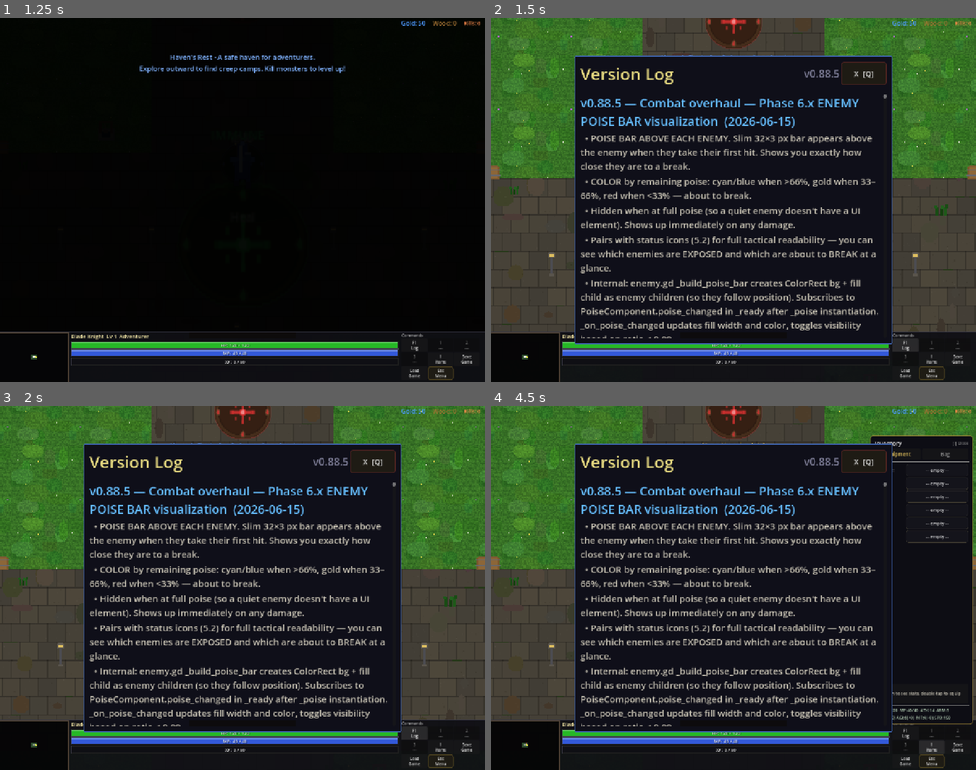
Above: before the commit, frames 1-4 (two rows, left to right).
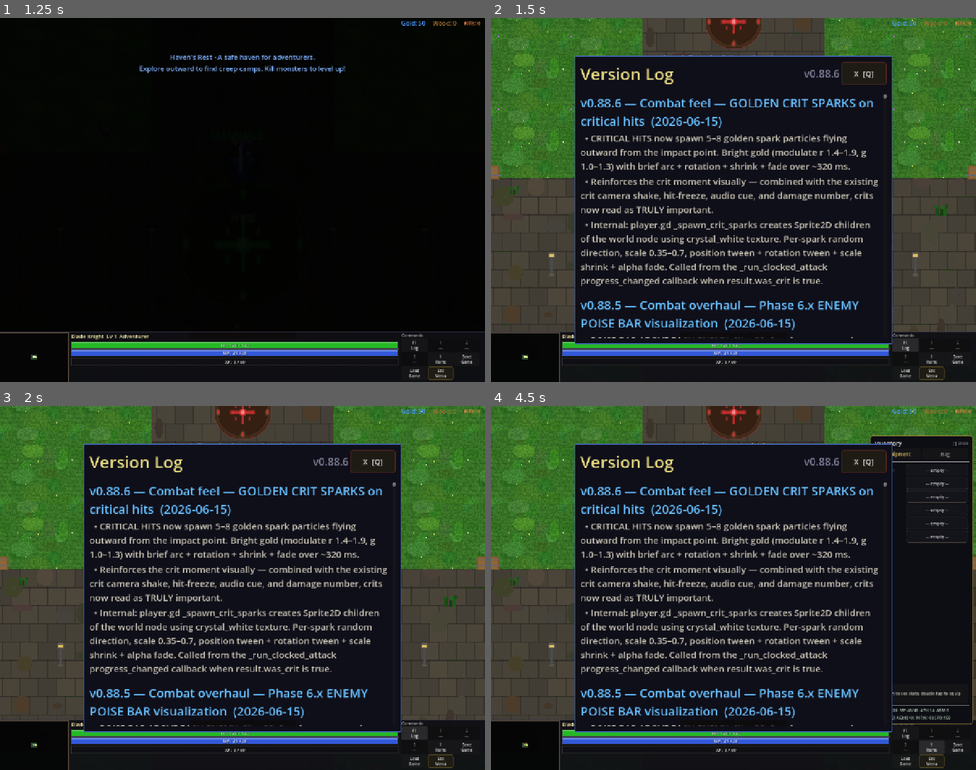
Above: after the commit, the same moments.

Repository: slxny/legends-open-rpg
Game: Godot game, scene res://scenes/main.tscn
Two runs of this game, one before a commit and one after it. Both use one fixed random seed, a clock stepped at 60 frames per second and the inputs below.
Inputs (mouse positions are in pixels of both pictures, inside the frame that each line leads up to):
- Up to frame 1 (1.25 s): tap Enter at 0.5 s; move the mouse to (218, 272) at 0.52 s; hold W (move_up) from 0.53 s (still down); hold Space (attack) from 0.53 s (still down); click (218, 272) at 0.67 s
- Up to frame 2 (1.5 s): release W (move_up) at 1.25 s; release Space (attack) at 1.25 s; click "F1 Log" at 1.25 s
- Up to frame 3 (2 s): no input
- Up to frame 4 (4.5 s): click "1 ---" at 2 s; click "2 ---" at 2.75 s; click "3 ---" at 3.5 s; click "I Items" at 4.25 s

Frame 1 is identical in both runs. In frame 2, 12% of the frame differs, in the area x 18-80%, y 14-88%; in frame 3, 12%; in frame 4, 12%.

Commit message:
v0.88.6: Combat feel — GOLDEN CRIT SPARKS on critical hits
Critical hits now spawn 5-8 golden spark particles flying outward
from impact. Bright gold (modulate r 1.4-1.9, g 1.0-1.3, b 0.2-0.5)
with brief arc + rotation + shrink + fade over ~320ms.

Reinforces the crit moment visually — combined with crit camera
shake, hit-freeze, audio cue, damage number, crits now read as
TRULY important.

- player.gd _spawn_crit_sparks(world_pos):
  Creates Sprite2D children of world node using crystal_white texture
  (rat_gib fallback).
  Per-spark: random direction normalized, scale 0.35-0.7, position
  tween to world_pos + dir * 28-55, rotation tween, scale shrink,
  alpha fade. queue_free on completion.
- Hooked into _run_clocked_attack progress_changed callback after
  CombatManager.resolve_hit when result.was_crit is true.

Headless: smoke all PASS, parse clean.

Co-Authored-By: Claude Opus 4.7 (1M context) <noreply@anthropic.com>

Diff:
--- a/scenes/player/player.gd
+++ b/scenes/player/player.gd
@@ -3104,6 +3104,37 @@
 # replaces it with CombatFeedbackProfile-driven behavior.
 # Lock-target preserved: damage targets the `target` captured at
 # attack start.
+# Phase 5.x — golden critical-hit particle burst. 5-8 small gold sparks
+# that fly outward from impact point with brief arc + fade.
+func _spawn_crit_sparks(world_pos: Vector2) -> void:
+	var tex = SpriteGenerator.get_texture("crystal_white")
+	if tex == null:
+		tex = SpriteGenerator.get_texture("rat_gib")
+	if tex == null:
+		return
+	var world := _get_world_node()
+	for _i in range(randi_range(5, 8)):
+		var spark := Sprite2D.new()
+		spark.texture = tex
+		spark.texture_filter = CanvasItem.TEXTURE_FILTER_NEAREST
+		spark.global_position = world_pos
+		spark.modulate = Color(randf_range(1.4, 1.9), randf_range(1.0, 1.3), randf_range(0.2, 0.5), 1.0)
+		spark.scale = Vector2(randf_range(0.35, 0.7), randf_range(0.35, 0.7))
+		spark.rotation = randf() * TAU
+		spark.z_index = 6
+		world.add_child(spark)
+		var dir: Vector2 = Vector2(randf_range(-1, 1), randf_range(-1, 1)).normalized()
+		var dest: Vector2 = world_pos + dir * randf_range(28, 55)
+		var t := spark.create_tween()
+		t.set_parallel(true)
+		t.tween_property(spark, "global_position", dest, randf_range(0.18, 0.30)).set_trans(Tween.TRANS_QUAD).set_ease(Tween.EASE_OUT)
+		t.tween_property(spark, "rotation", spark.rotation + randf_range(-6.0, 6.0), 0.30)
+		t.tween_property(spark, "scale", spark.scale * 0.2, 0.30).set_trans(Tween.TRANS_QUAD).set_ease(Tween.EASE_IN)
+		t.tween_property(spark, "modulate:a", 0.0, 0.32)
+		t.set_parallel(false)
+		t.tween_callback(spark.queue_free)
+
+
 func _run_clocked_attack(timing: Resource, target: Node2D, dir: Vector2, ability_mult: float, on_contact: Callable) -> void:
 	if not is_instance_valid(target):
 		return
@@ -3145,6 +3176,9 @@
 		# trauma vector toward the enemy — shake feels "pushed" rather than
 		# radially symmetric.
 		_last_hit_direction = captured_dir
+		# Phase 5.x — crit hits spawn extra golden sparks.
+		if result.was_crit and is_instance_valid(captured_target):
+			_spawn_crit_sparks(captured_target.global_position)
 		captured_on_contact.call(captured_target, captured_dir, result.was_crit)
 	)
 	# Phase 2.8 — momentum threshold makes attacks faster. Speed multiplier
--- a/scenes/ui/changelog_dialog.gd
+++ b/scenes/ui/changelog_dialog.gd
@@ -9,9 +9,19 @@
 var _is_visible: bool = false
 var _is_mobile: bool = false
 
-const GAME_VERSION := "v0.88.5"
+const GAME_VERSION := "v0.88.6"
 
 const CHANGELOG: Array[Dictionary] = [
+	{
+		"version": "v0.88.6",
+		"title": "Combat feel — GOLDEN CRIT SPARKS on critical hits",
+		"date": "2026-06-15",
+		"entries": [
+			"CRITICAL HITS now spawn 5–8 golden spark particles flying outward from the impact point. Bright gold (modulate r 1.4–1.9, g 1.0–1.3) with brief arc + rotation + shrink + fade over ~320 ms.",
+			"Reinforces the crit moment visually — combined with the existing crit camera shake, hit-freeze, audio cue, and damage number, crits now read as TRULY important.",
+			"Internal: player.gd _spawn_crit_sparks creates Sprite2D children of the world node using crystal_white texture. Per-spark random direction, scale 0.35–0.7, position tween + rotation tween + scale shrink + alpha fade. Called from the _run_clocked_attack progress_changed callback when result.was_crit is true.",
+		]
+	},
 	{
 		"version": "v0.88.5",
 		"title": "Combat overhaul — Phase 6.x ENEMY POISE BAR visualization",
